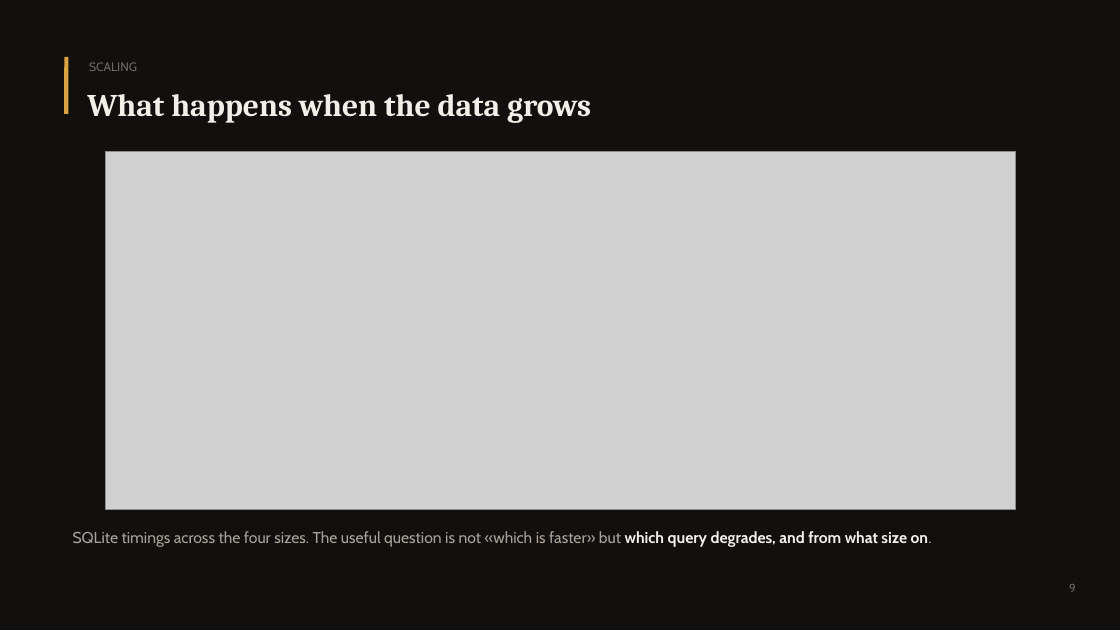
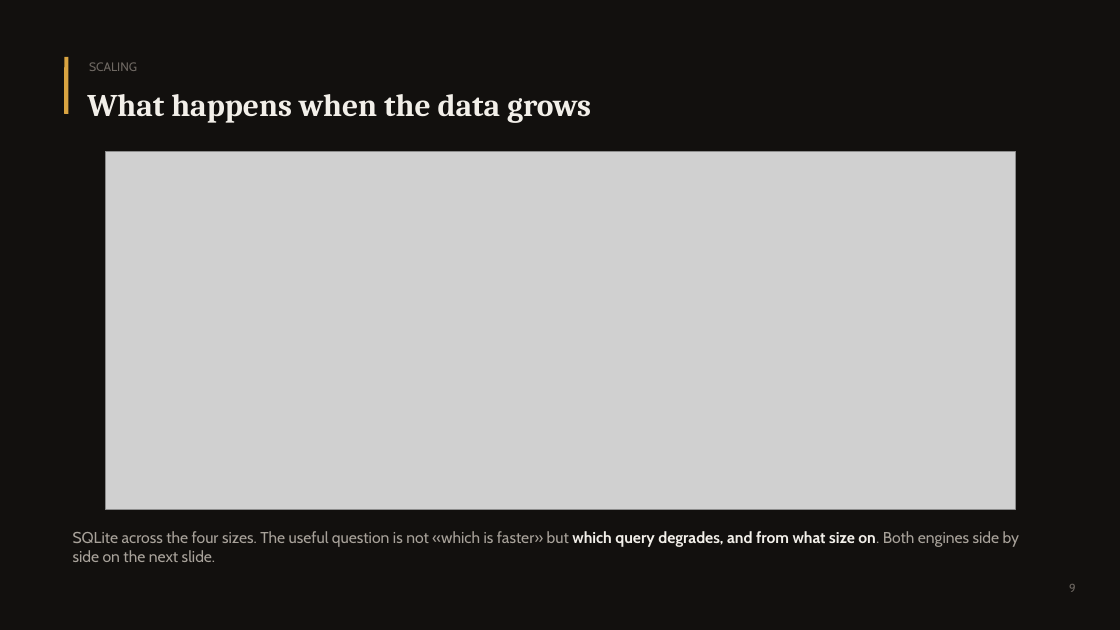
Before and after one commit to damspada/graph-relational-bitcoin-analyzer-project, a slide deck: slide 9 of presentation/NodeCoin - Damiano Spadaccini.pptx. Drawn at 1120x630 pixels with LibreOffice and Linux fonts; fonts in the diff are those of the drawing; grey boxes stand for pictures. Boxes give left, top, right and bottom in pixels: in the first picture for what was removed or moved away, otherwise in the second. Text is boxed around its words. In the diff, an @@ line names an element or a change of style, - is before the commit and + after.

Commit message:
Scalability curves for Neo4j, matching the SQLite ones run_scaling_neo4j.py measures load, clustering and the 8 queries on thesame four sizes.

```diff
--- a/presentation/NodeCoin - Damiano Spadaccini.pptx
+++ b/presentation/NodeCoin - Damiano Spadaccini.pptx
@@ text at [73,531,1019,562]: text changed @@
-SQLite timings across the four sizes. The useful question is not «which is faster» but which query degrades, and from what size on.
+SQLite across the four sizes. The useful question is not «which is faster» but which query degrades, and from what size on. Both engines side by side on the next slide.
```
Also in this commit, not shown: 3 other slides changed, 3 slides added, 7 other files.
